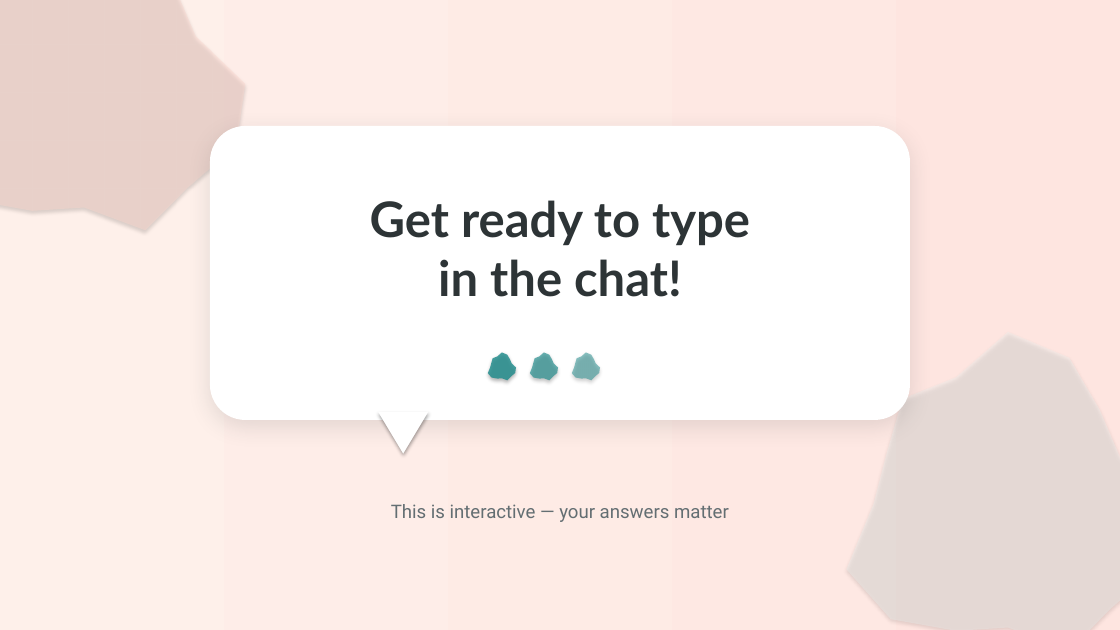
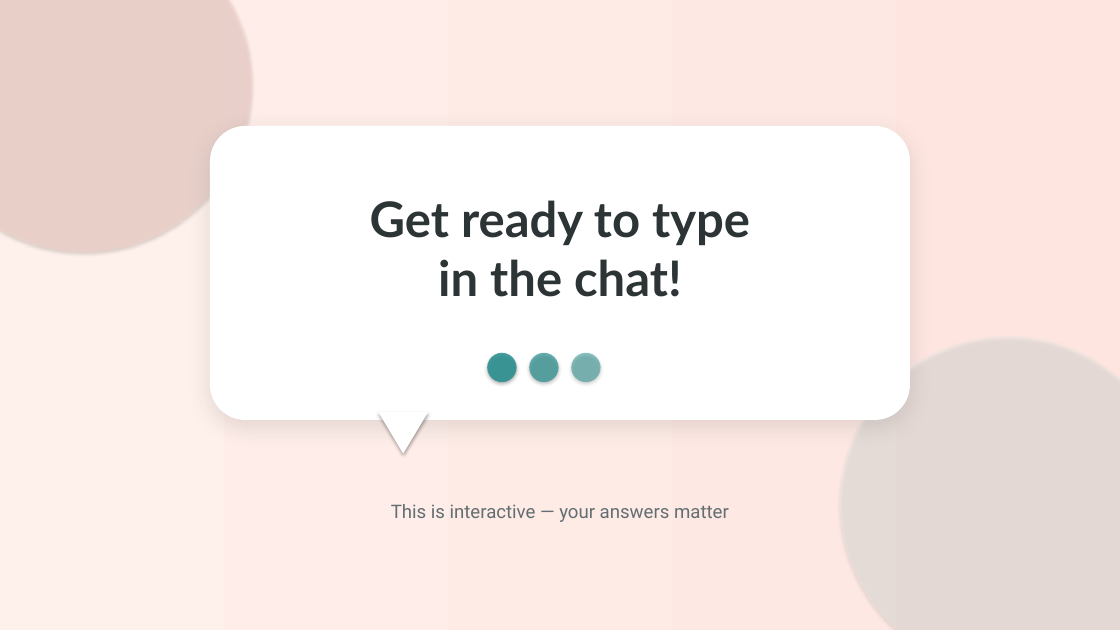
Before and after one commit to seeeadd/webby-slides-bailey, a slide deck: slide 3 of Bailey_Etsy_Reset_V2.pptx. Drawn at 1120x630 pixels with LibreOffice and Linux fonts; fonts in the diff are those of the drawing. Boxes give left, top, right and bottom in pixels: in the first picture for what was removed or moved away, otherwise in the second. Text is boxed around its words. In the diff, an @@ line names an element or a change of style, - is before the commit and + after.

```diff
--- a/Bailey_Etsy_Reset_V2.pptx
+++ b/Bailey_Etsy_Reset_V2.pptx
@@ freeform shape removed at bbox=[0, 0, 245, 230] @@
@@ ellipse added at bbox=[0, 0, 252, 252], fill #FDD5CC at 40% opacity @@
@@ ellipse added at bbox=[487, 353, 517, 382], fill #1B8A8A at 80% opacity @@
@@ freeform shape removed at bbox=[488, 353, 975, 630] @@
@@ ellipse added at bbox=[529, 353, 559, 382], fill #1B8A8A at 65% opacity @@
@@ freeform shape removed at bbox=[530, 353, 1059, 630] @@
@@ ellipse added at bbox=[571, 353, 601, 382], fill #1B8A8A at 50% opacity @@
@@ freeform shape removed at bbox=[572, 353, 1120, 630] @@
@@ ellipse added at bbox=[840, 336, 1120, 630], fill #E8F5F3 at 30% opacity @@
@@ freeform shape removed at bbox=[847, 332, 1120, 630] @@
```
Also in this commit, not shown: 19 other slides changed, 2 other files.
